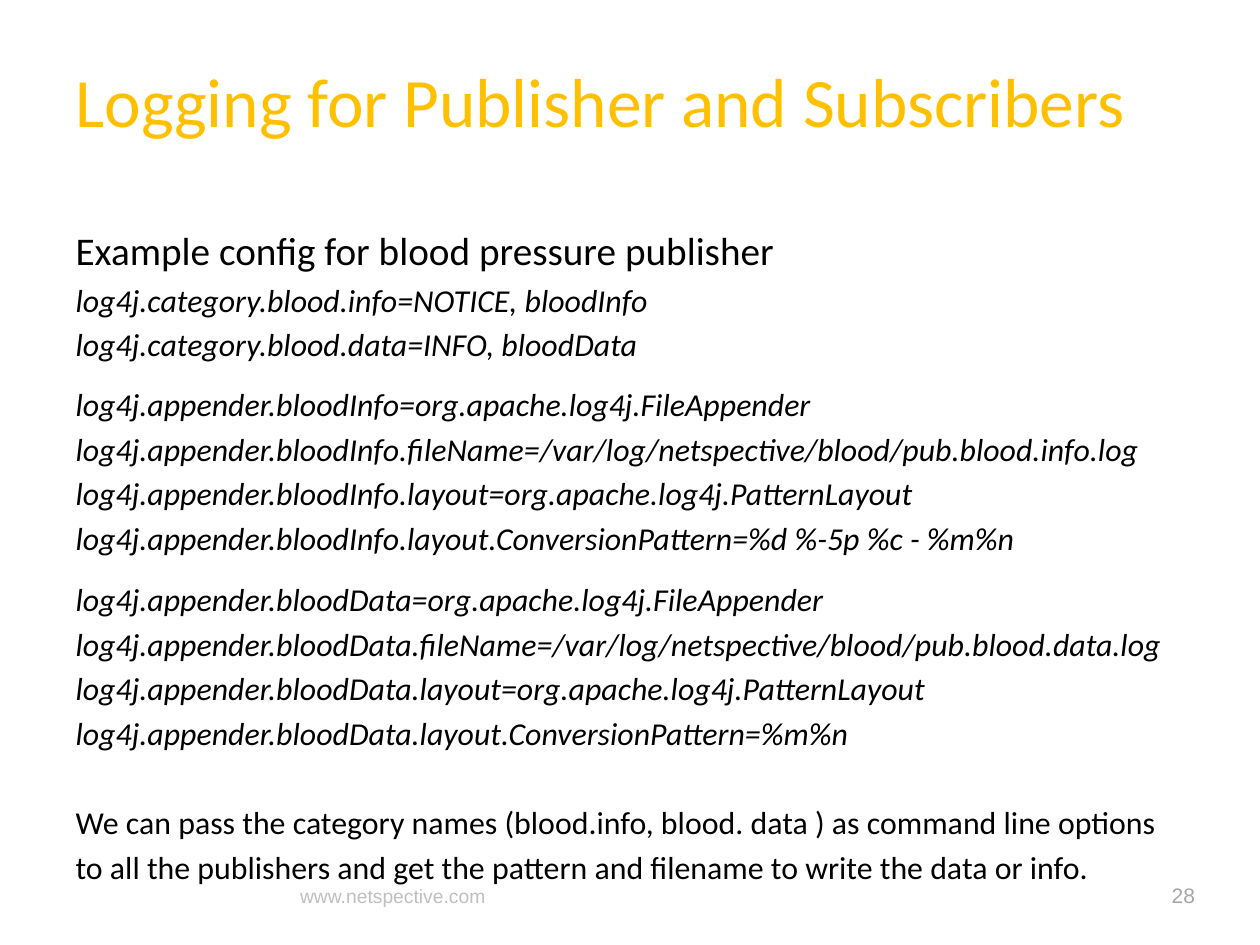
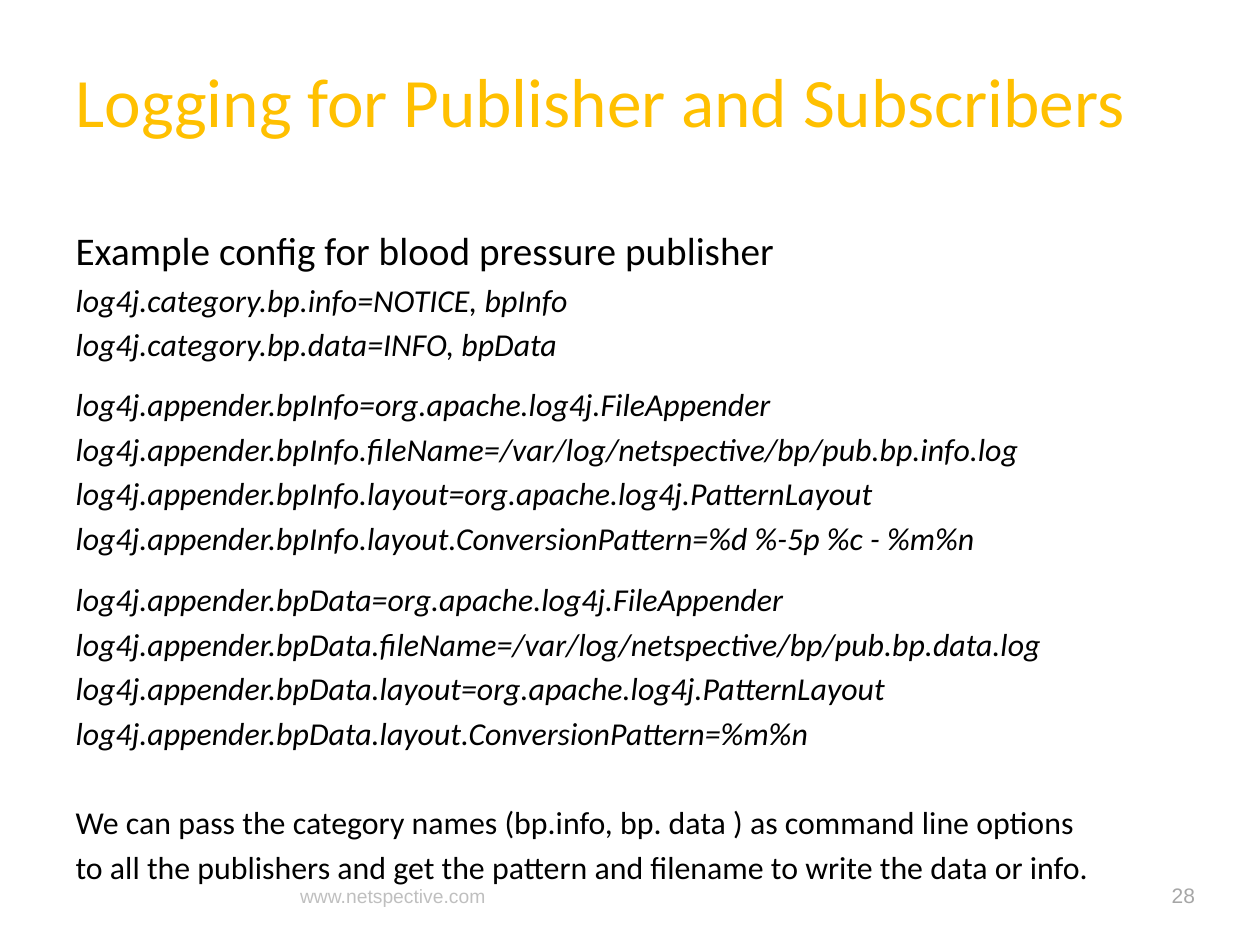
Before and after one commit to netspective/fluent, a slide deck: slide 28 of support/documents/Covidien Gateway Prototype Project Status and Plan.pptx. Drawn at 1260x945 pixels with LibreOffice and Linux fonts; fonts in the diff are those of the drawing; background and template pictures are left out. Boxes give left, top, right and bottom in pixels: in the first picture for what was removed or moved away, otherwise in the second. Text is boxed around its words. In the diff, an @@ line names an element or a change of style, - is before the commit and + after.

Commit message:
Typo Changes and PPT updated

```diff
--- a/support/documents/Covidien Gateway Prototype Project Status and Plan.pptx
+++ b/support/documents/Covidien Gateway Prototype Project Status and Plan.pptx
@@ text at [76, 290, 1073, 840]: text changed @@
-log4j.category.blood.info=NOTICE, bloodInfo
-log4j.category.blood.data=INFO, bloodData
-log4j.appender.bloodInfo=org.apache.log4j.FileAppender
-log4j.appender.bloodInfo.fileName=/var/log/netspective/blood/pub.blood.info.log
-log4j.appender.bloodInfo.layout=org.apache.log4j.PatternLayout
-log4j.appender.bloodInfo.layout.ConversionPattern=%d %-5p %c - %m%n
-log4j.appender.bloodData=org.apache.log4j.FileAppender
-log4j.appender.bloodData.fileName=/var/log/netspective/blood/pub.blood.data.log
-log4j.appender.bloodData.layout=org.apache.log4j.PatternLayout
-log4j.appender.bloodData.layout.ConversionPattern=%m%n
-We can pass the category names (blood.info, blood. data ) as command line options
+log4j.category.bp.info=NOTICE, bpInfo
+log4j.category.bp.data=INFO, bpData
+log4j.appender.bpInfo=org.apache.log4j.FileAppender
+log4j.appender.bpInfo.fileName=/var/log/netspective/bp/pub.bp.info.log
+log4j.appender.bpInfo.layout=org.apache.log4j.PatternLayout
+log4j.appender.bpInfo.layout.ConversionPattern=%d %-5p %c - %m%n
+log4j.appender.bpData=org.apache.log4j.FileAppender
+log4j.appender.bpData.fileName=/var/log/netspective/bp/pub.bp.data.log
+log4j.appender.bpData.layout=org.apache.log4j.PatternLayout
+log4j.appender.bpData.layout.ConversionPattern=%m%n
+We can pass the category names (bp.info, bp. data ) as command line options
```
Also in this commit, not shown: 9 other slides changed, 16 slides added, 4 other files.
